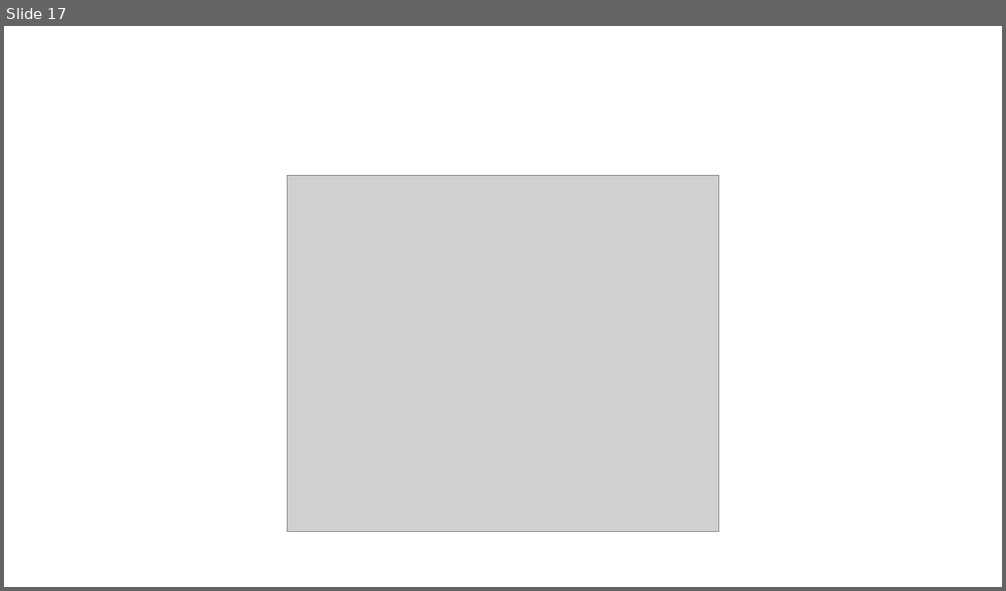
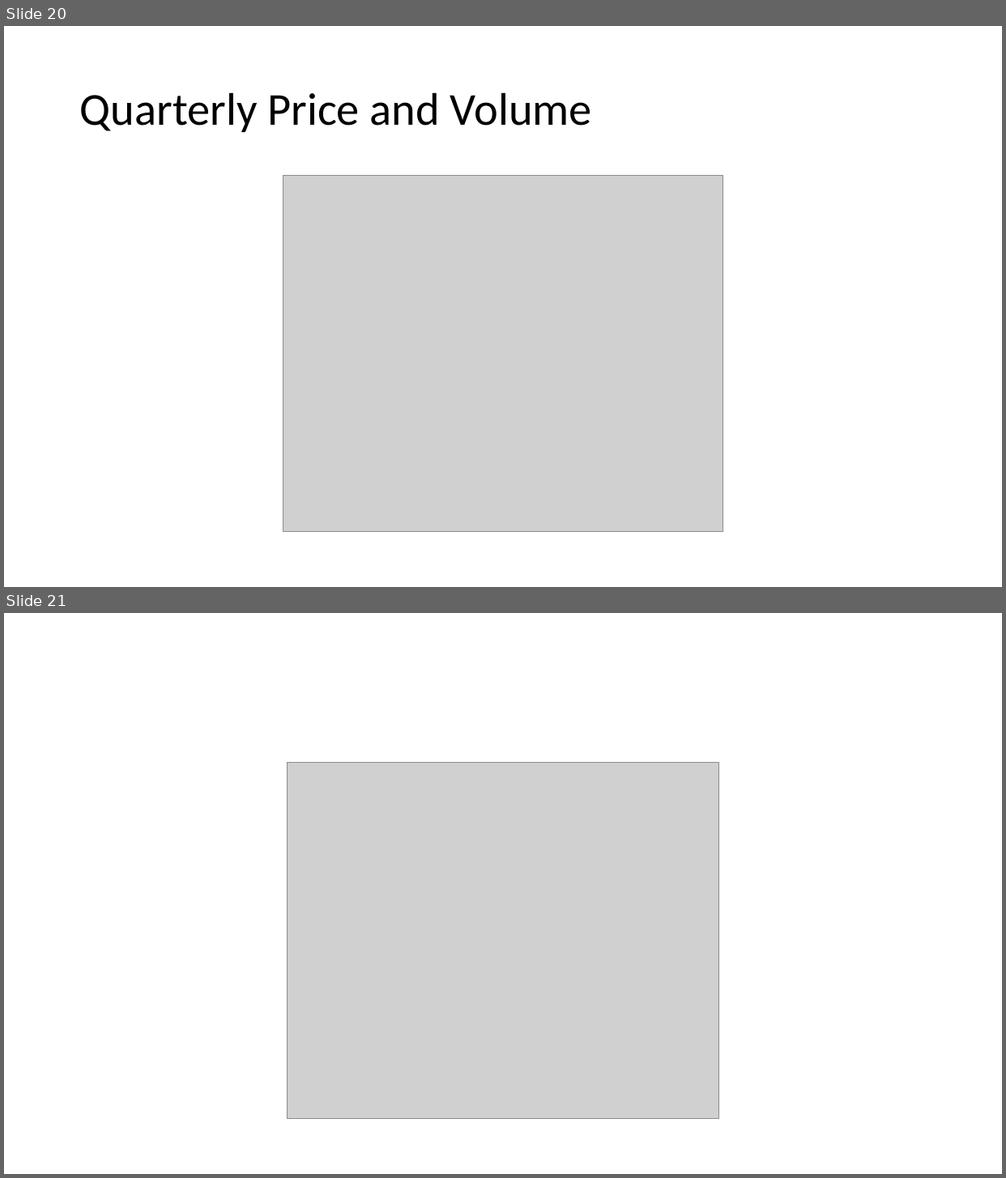
Before and after one commit to mssubaiti/Project1_Group1, a slide deck: presentation.pptx. Shown one above the other, each under a label of ours: slide 17 before the commit, slides 20 and 21 after it. The pictures are 1006x591 and 1006x1178 pixels, drawn with LibreOffice and Linux fonts; fonts in the diff are those of the drawing; grey boxes stand for pictures. Boxes give left, top, right and bottom in pixels: in the first picture for what was removed or moved away, otherwise in the second. Text is boxed around its words. In the diff, an @@ line names an element or a change of style, - is before the commit and + after.

```diff
--- a/presentation.pptx
+++ b/presentation.pptx
@@ slide 20 added at [4, 26, 1002, 587], background #FFFFFF @@
@@ title added at [80, 92, 592, 132], 44 pt, text #000000 @@
+Quarterly Price and Volume
@@ picture added at [283, 176, 722, 532] @@
@@ what was slide 17 is now slide 21 @@
```
Also in this commit, not shown: 6 slides changed, 12 other slides added, 9 slides removed, 6 other files.
